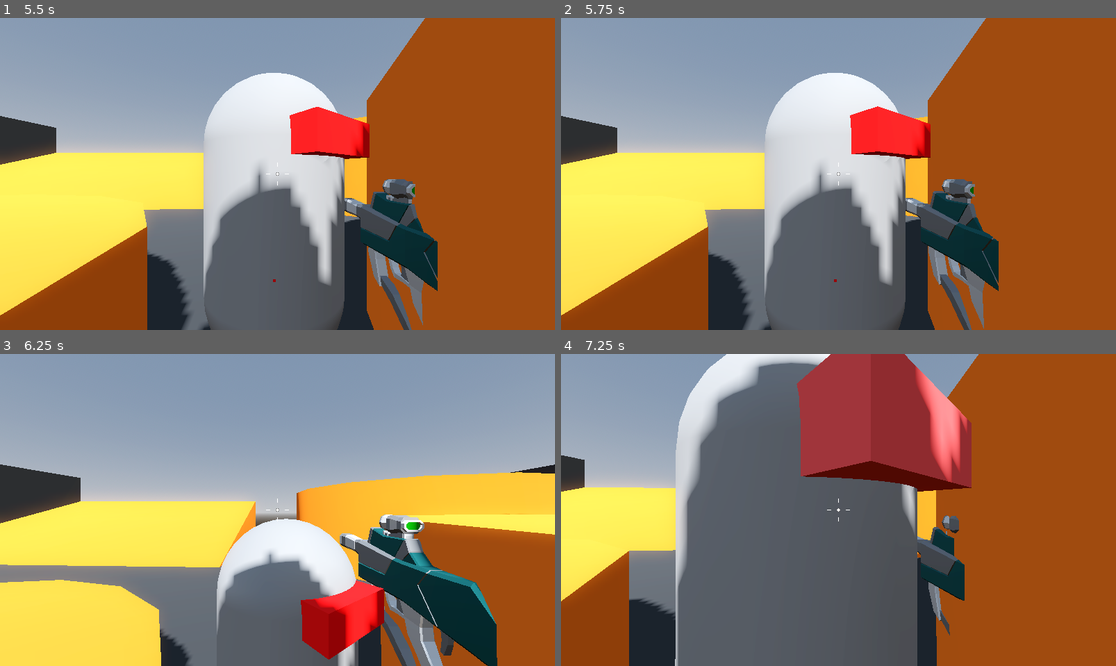
Above: before the commit, frames 1-4 (two rows, left to right).
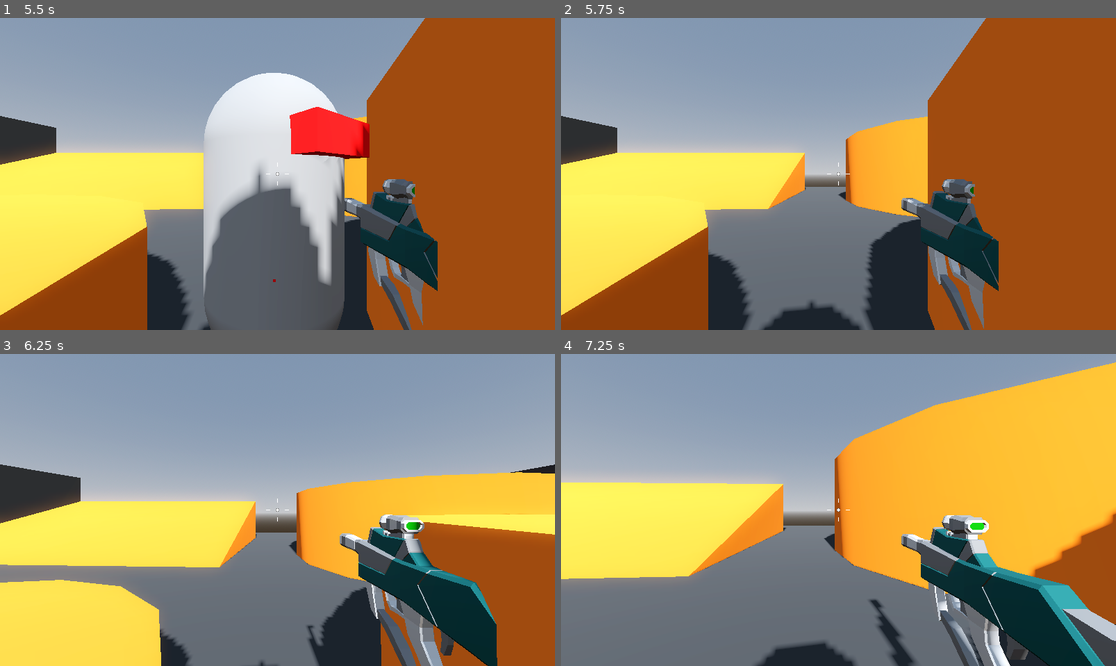
Above: after the commit, the same moments.

Repository: niamh-d/godot-3d-fps
Game: Godot game, scene res://Levels/sandbox.tscn
Same seed, same stepped clock (60 frames per second), same inputs: the game is played once before the commit and once after it.
Inputs (mouse positions are in pixels of both pictures, inside the frame that each line leads up to):
- Up to frame 1 (5.5 s): tap Enter at 0.5 s; move the mouse to (305, 174) at 0.52 s; press the mouse at (305, 174) at 0.53 s; hold W (move_forward) from 0.53 s (still down); tap Space (jump) at 0.77, 1.52, 3.02, 3.77, 4.52 s; move the mouse to (249, 174) at 1.27 s; release the mouse at (249, 174) at 1.28 s; click (249, 174) at 1.35 s; move the mouse to (288, 167) at 2.02 s; press the mouse at (288, 167) at 2.03 s; move the mouse to (271, 180) at 2.77 s; release the mouse at (271, 180) at 2.78 s; click (271, 180) at 2.85 s; move the mouse to (316, 177) at 3.52 s; press the mouse at (316, 177) at 3.53 s; move the mouse to (233, 170) at 4.27 s; release the mouse at (233, 170) at 4.28 s; click (233, 170) at 4.35 s; move the mouse to (283, 174) at 5.02 s; press the mouse at (283, 174) at 5.03 s
- Up to frame 2 (5.75 s): keep holding W (move_forward)
- Up to frame 3 (6.25 s): move the mouse to (255, 503) at 5.77 s; release W (move_forward) at 5.78 s; release the mouse at (255, 503) at 5.78 s; hold D (move_right) from 5.78 s (still down); click (255, 503) at 5.85 s; tap Space (jump) at 6.02 s
- Up to frame 4 (7.25 s): move the mouse to (866, 510) at 6.52 s; release D (move_right) at 6.53 s; press the mouse at (866, 510) at 6.53 s; hold W (move_forward) from 6.53 s (still down); tap Space (jump) at 6.77 s

Frame 1 is identical in both runs. In frame 2, 16% of the frame differs, in the area x 36-67%, y 17-100%; in frame 3, 6.4%; in frame 4, 73%, in the area x 0-100%, y 0-100%.

Commit message:
weapon and enemy deal damage

Diff:
--- a/Enemy/enemy.gd
+++ b/Enemy/enemy.gd
@@ -1,18 +1,27 @@
+class_name Enemy
 extends CharacterBody3D
-
 
 const SPEED = 5.0
 const JUMP_VELOCITY = 4.5
 
 @export var attack_range := 1.5
+@export var max_hitpoints := 100
+@export var damage_dealt := 20
 
 @onready var anim_player: AnimationPlayer = $AnimationPlayer
 @onready var navigation_agent: NavigationAgent3D = $NavigationAgent3D
 
-var player: CharacterBody3D
+var player: Player
 var provoked := false
 var aggro_range := 12.0
 var gravity: float = ProjectSettings.get_setting("physics/3d/default_gravity")
+
+var hitpoints: int = max_hitpoints:
+	set(val):
+		hitpoints = val
+		if hitpoints <= 0:
+			queue_free()
+		provoked = true
 
 func _ready() -> void:
 	player = get_tree().get_first_node_in_group("player")
@@ -51,4 +60,4 @@
 	look_at(global_position + adjusted_dir, Vector3.UP, true)
 
 func attack() -> void:
-	print("enemy attack!")
+	player.hitpoints -= damage_dealt
--- a/Levels/sandbox.tscn
+++ b/Levels/sandbox.tscn
@@ -314,3 +314,5 @@
 
 [node name="Enemy" parent="." instance=ExtResource("4_5fr74")]
 transform = Transform3D(1, 0, 0, 0, 1, 0, 0, 0, 1, 0, 1, -16)
+attack_range = 1.5
+max_hitpoints = 100
--- a/Player/player.gd
+++ b/Player/player.gd
@@ -1,14 +1,22 @@
+class_name Player
 extends CharacterBody3D
 
 @export var speed := 5.0
 @export var jump_height := 1.0
 @export var fall_multiplier: float = 2.5
+@export var max_hitpoints := 100
 
 @onready var camera_pivot: Node3D = $CameraPivot
 
 var gravity: float = ProjectSettings.get_setting("physics/3d/default_gravity")
 
 var mouse_motion := Vector2.ZERO
+
+var hitpoints: int = max_hitpoints:
+	set(val):
+		hitpoints = val
+		if hitpoints <= 0:
+			get_tree().quit()
 
 func _ready() -> void:
 	Input.mouse_mode = Input.MOUSE_MODE_CAPTURED
--- a/Weapons/hitscan_weapon.gd
+++ b/Weapons/hitscan_weapon.gd
@@ -3,6 +3,7 @@
 @export var fire_rate := 14.0
 @export var recoil := 0.05
 @export var weapon_mesh: Node3D
+@export var weapon_damage := 15
 
 @onready var cooldown_timer: Timer = $CooldownTimer
 @onready var weapon_pos: Vector3 = weapon_mesh.position
@@ -17,5 +18,8 @@
 
 func shoot() -> void:
 			cooldown_timer.start(1.0 / fire_rate)
-			printt("weapon fired!", ray_cast.get_collider())
+			var collider = ray_cast.get_collider()
+			printt("weapon fired!", collider)
 			weapon_mesh.position.z += recoil
+			if collider is Enemy:
+				collider.hitpoints -= weapon_damage
